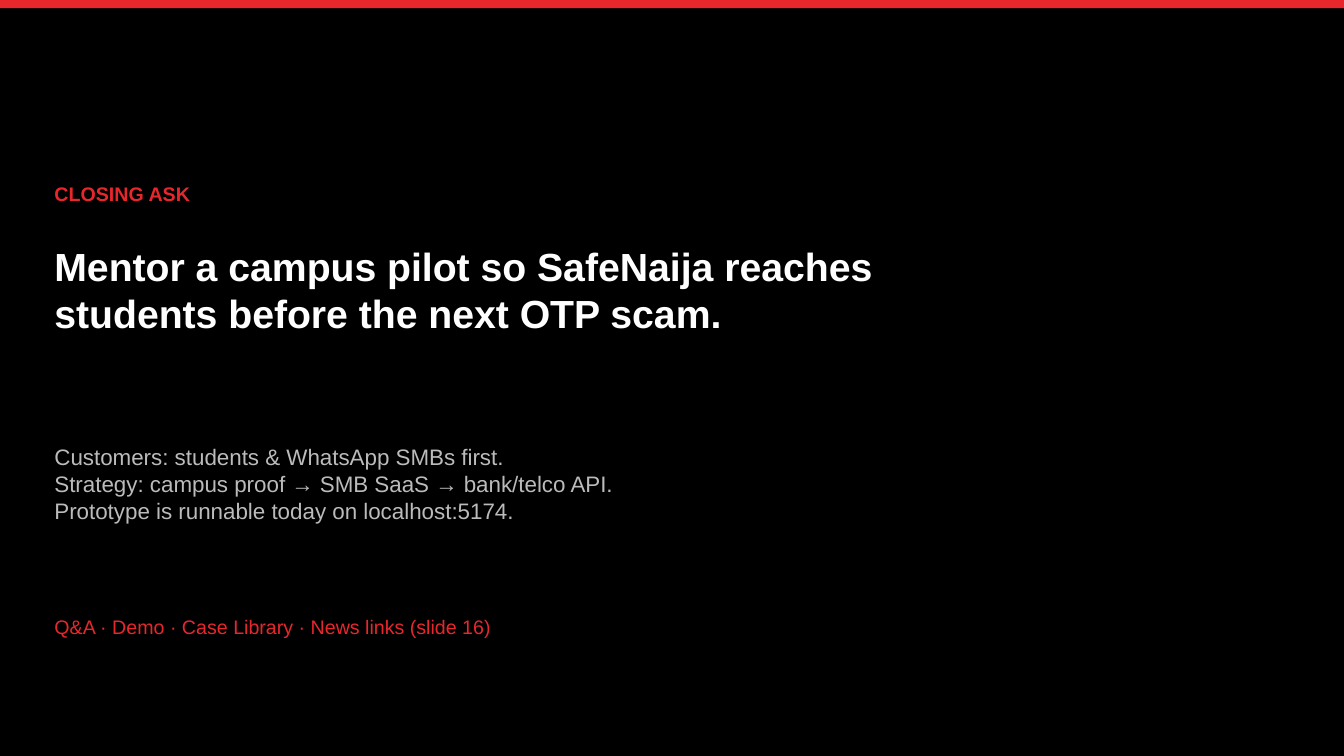
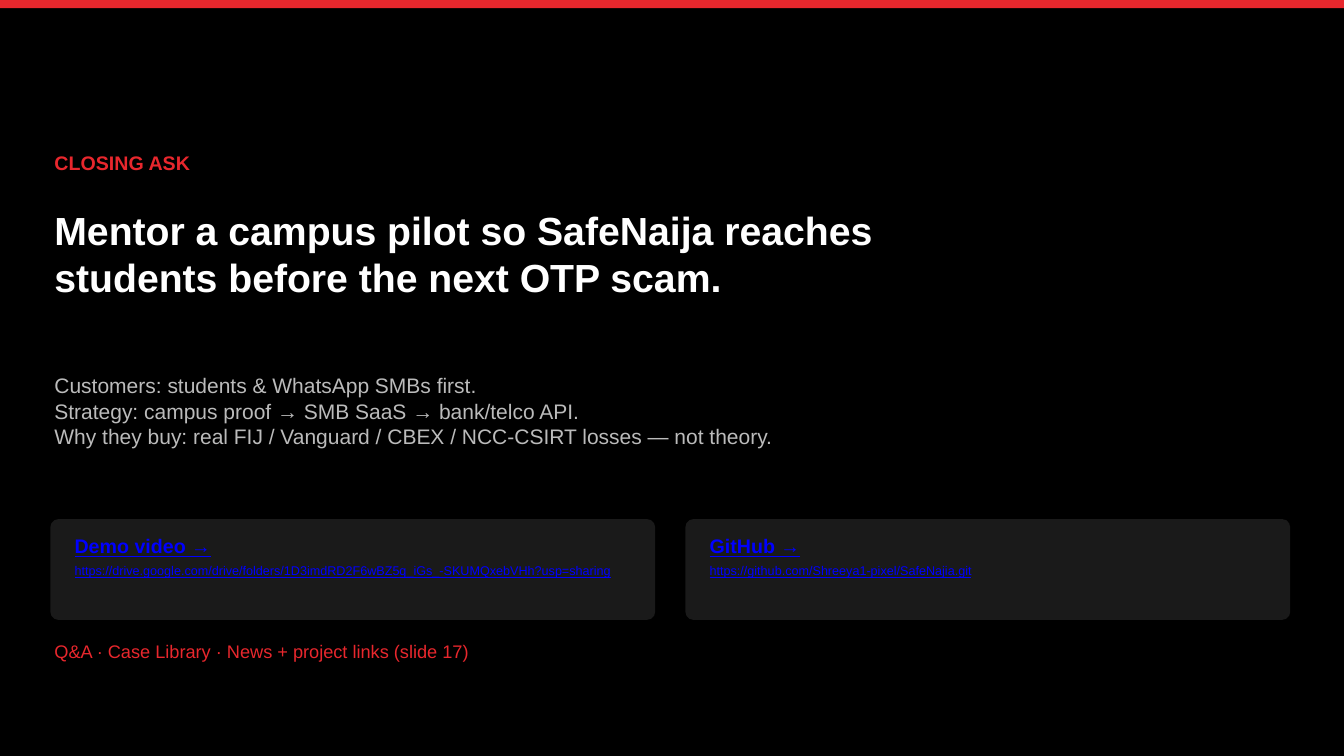
Before and after one commit to Shreeya1-pixel/SafeNajia, a slide deck: slide 18 of outputs/SafeNaija.pptx (slide 17 before the commit). Drawn at 1344x756 pixels with LibreOffice and Linux fonts; fonts in the diff are those of the drawing. Boxes give left, top, right and bottom in pixels: in the first picture for what was removed or moved away, otherwise in the second. Text is boxed around its words. In the diff, an @@ line names an element or a change of style, - is before the commit and + after.

```diff
--- a/outputs/SafeNaija.pptx
+++ b/outputs/SafeNaija.pptx
@@ text "CLOSING ASK": place and size @@
-text "CLOSING ASK" at box(54, 187, 190, 202)
+text "CLOSING ASK" at box(54, 156, 190, 171)
@@ text "Mentor a campus pilot so ...": place and size @@
-text "Mentor a campus pilot so ..." at box(54, 252, 872, 329)
+text "Mentor a campus pilot so ..." at box(54, 216, 872, 293)
@@ text at box(54, 377, 772, 448): text changed; size 16 to 15 pt @@
-Customers: students & WhatsApp SMBs first.
-Strategy: campus proof → SMB SaaS → bank/telco API.
-Prototype is runnable today on localhost:5174.
+Customers: students & WhatsApp SMBs first.
+Strategy: campus proof → SMB SaaS → bank/telco API.
+Why they buy: real FIJ / Vanguard / CBEX / NCC-CSIRT losses — not theory.
@@ rounded rectangle added at box(50, 519, 655, 620), fill #1A1A1A @@
@@ text added at box(75, 538, 611, 578), 9 pt, text #0000FF, underline @@
+Demo video →
+https://drive.google.com/drive/folders/1D3imdRD2F6wBZ5q_iGs_-SKUMQxebVHh?usp=sharing
@@ rounded rectangle added at box(686, 519, 1291, 620), fill #1A1A1A @@
@@ text added at box(710, 538, 972, 578), 9 pt, text #0000FF, underline @@
+GitHub →
+https://github.com/Shreeya1-pixel/SafeNajia.git
@@ text at box(54, 644, 468, 662): text changed; size 14 to 13 pt @@
-Q&A · Demo · Case Library · News links (slide 16)
+Q&A · Case Library · News + project links (slide 17)
```
Also in this commit, not shown: 16 other slides changed, 1 slide added, 3 other files.
